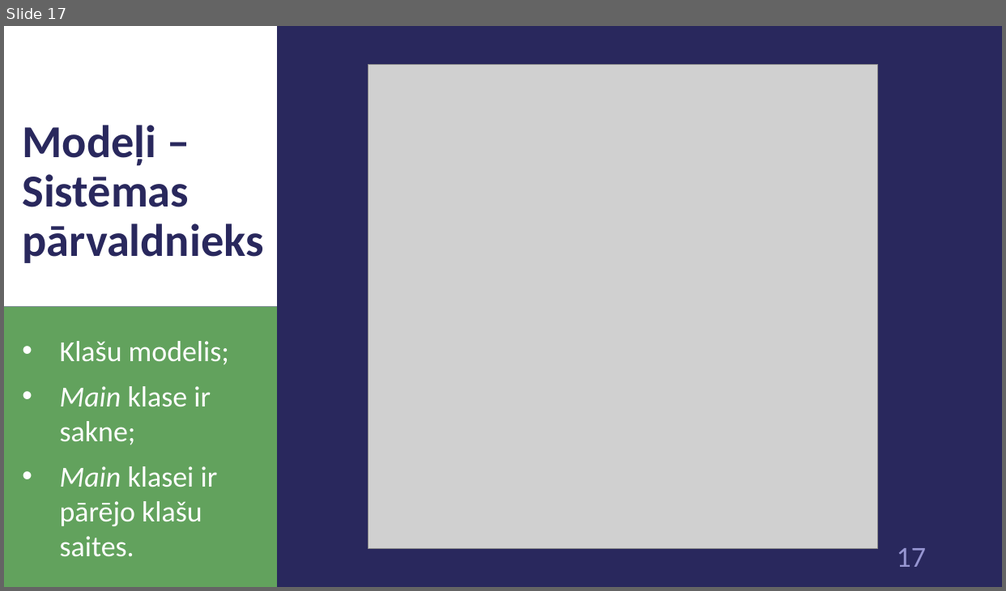
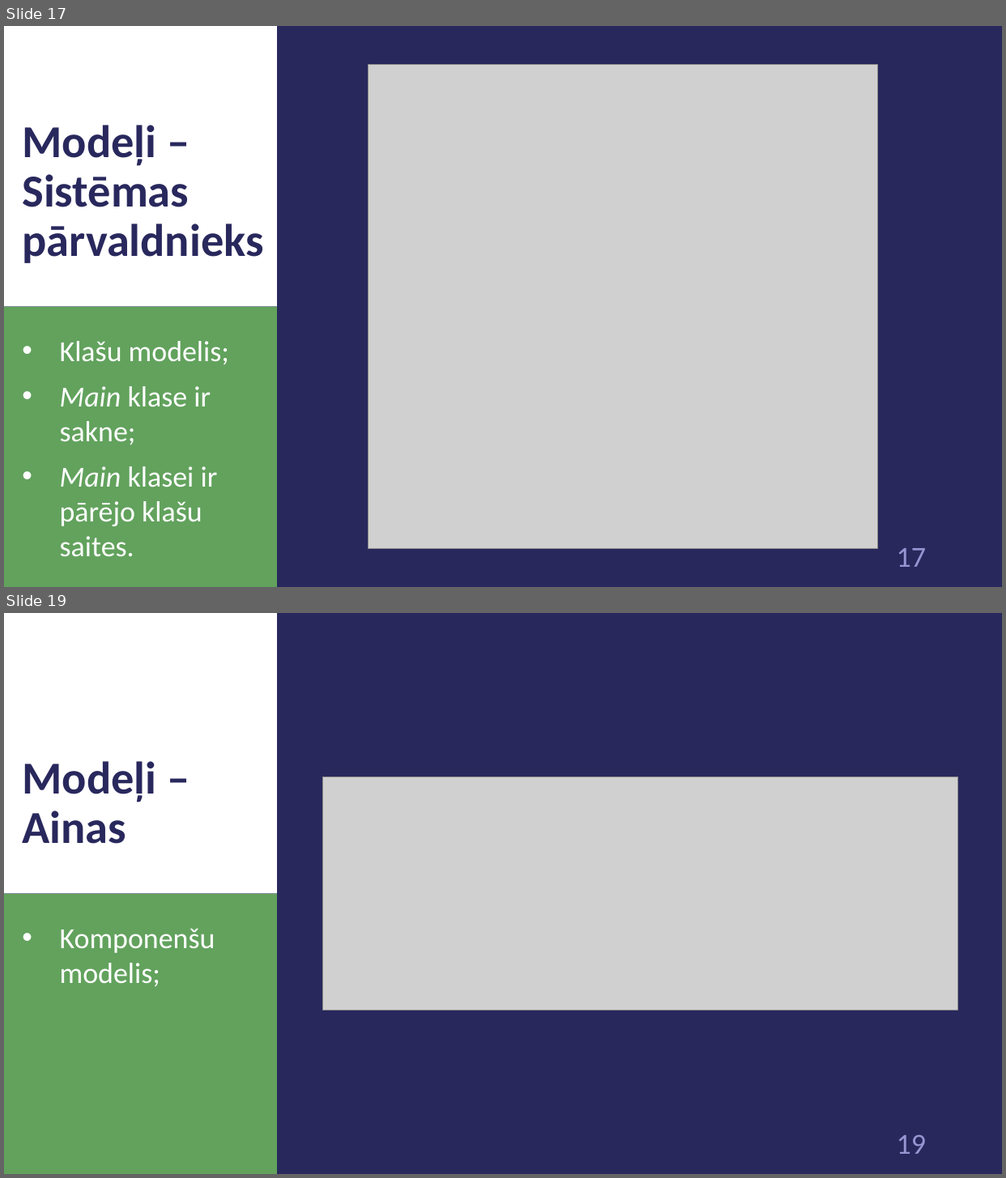
Before and after one commit to 1ivyatan/drumstalotajs, a slide deck: Documentation/Prezentācija.pptx. Shown one above the other, each under a label of ours: slide 17 before the commit, slides 17 and 19 after it; the slides between them are not shown. The pictures are 1006x591 and 1006x1178 pixels, drawn with LibreOffice and Linux fonts; fonts in the diff are those of the drawing; grey boxes stand for pictures. Boxes give left, top, right and bottom in pixels: in the first picture for what was removed or moved away, otherwise in the second. Text is boxed around its words. In the diff, an @@ line names an element or a change of style, - is before the commit and + after.

Commit message:
add model images

```diff
--- a/Documentation/Prezentācija.pptx
+++ b/Documentation/Prezentācija.pptx
@@ slide 19 added at [4,613,1002,1174], background #29285D; not listed: 3 template elements that a slide beside it also shows @@
@@ title added at [22,761,156,844], 44 pt, text #29285D, bold @@
+Modeļi – Ainas
@@ picture added at [323,777,958,1010] @@
@@ text added at [60,928,215,987], 28 pt, text #FFFFFF @@
+• Komponenšu modelis;
```
Also in this commit, not shown: 4 slides changed, 12 other slides added, 1 slide removed.
